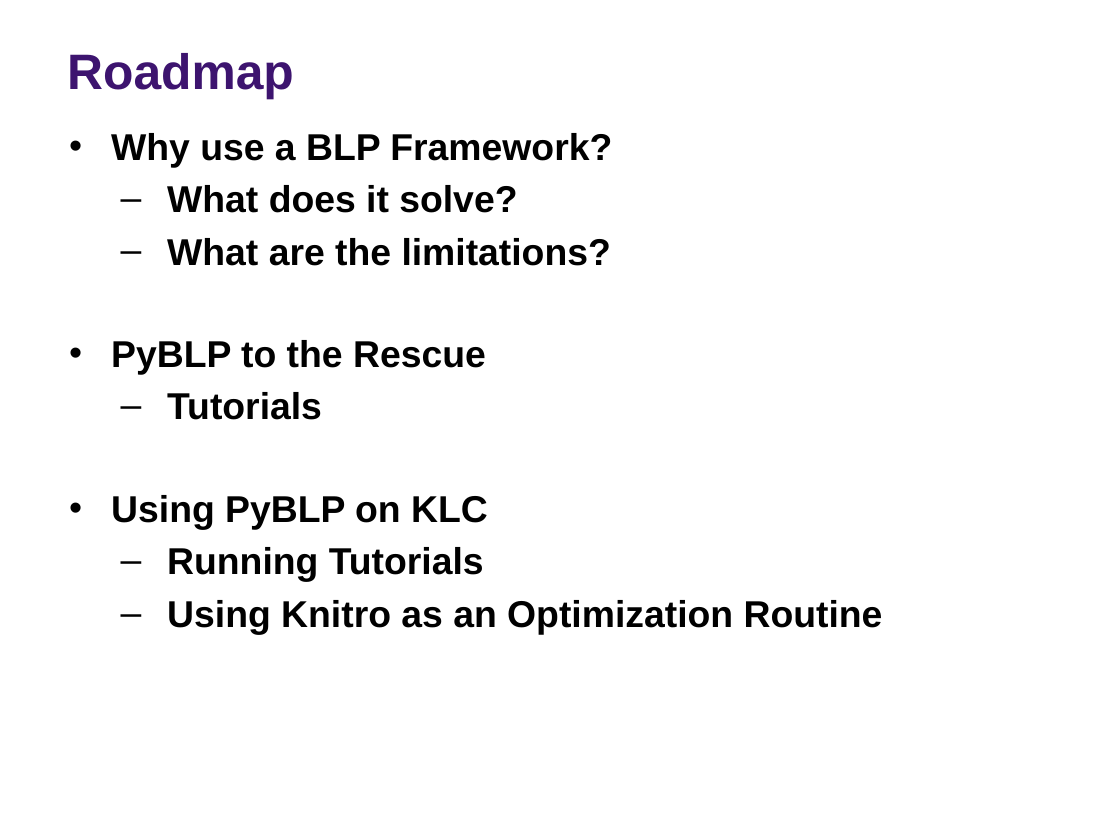
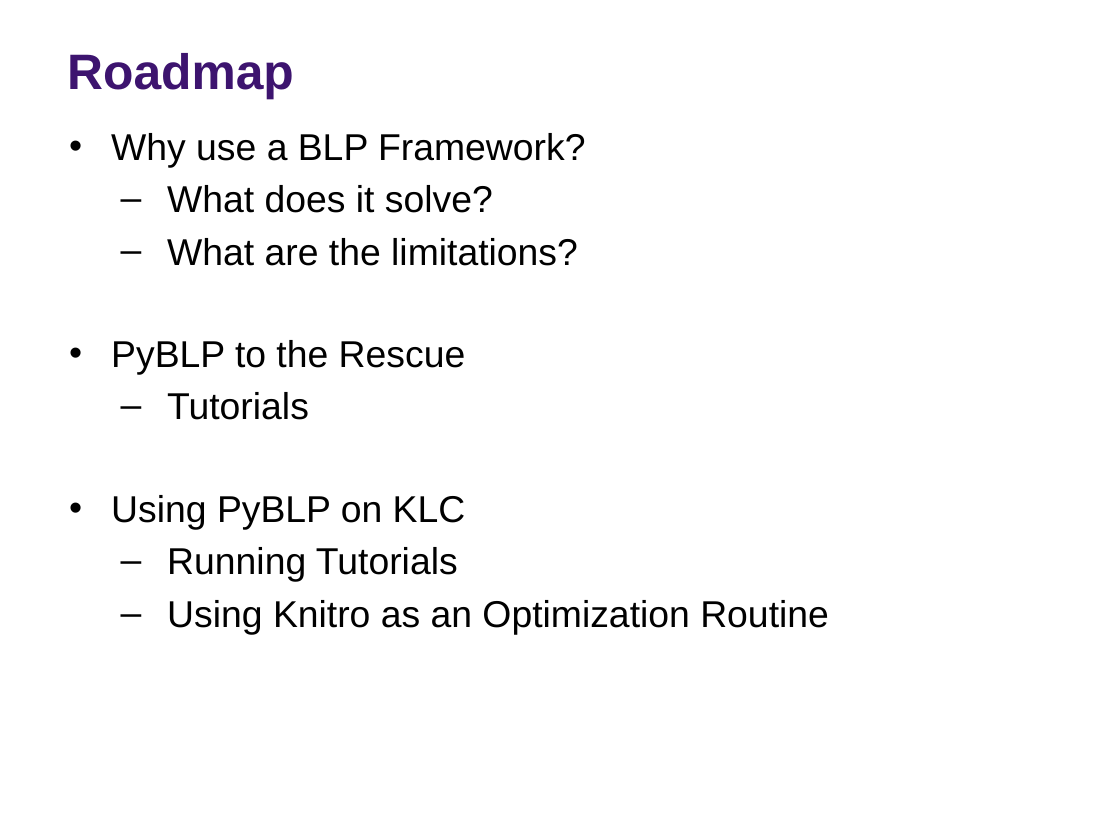
Before and after one commit to rs-kellogg/2023-phd-workshop, a slide deck: slide 3 of session-5-pyblp/Session 5 - PyBLP.pptx. Drawn at 1120x840 pixels with LibreOffice and Linux fonts; fonts in the diff are those of the drawing; background and template pictures are left out. Boxes give left, top, right and bottom in pixels: in the first picture for what was removed or moved away, otherwise in the second. Text is boxed around its words. In the diff, an @@ line names an element or a change of style, - is before the commit and + after.

```diff
--- a/session-5-pyblp/Session 5 - PyBLP.pptx
+++ b/session-5-pyblp/Session 5 - PyBLP.pptx
@@ text "Why use a BLP Framework?" at [111, 133, 829, 634]: bold off @@
```
Also in this commit, not shown: 5 other slides changed.
